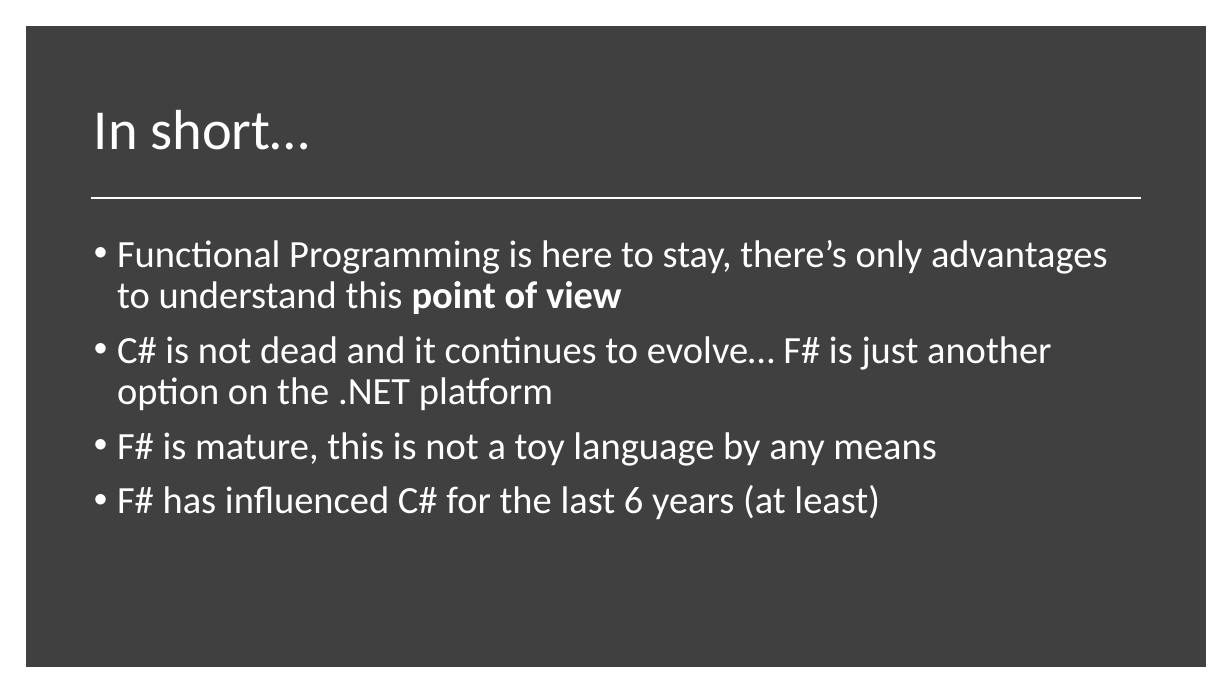
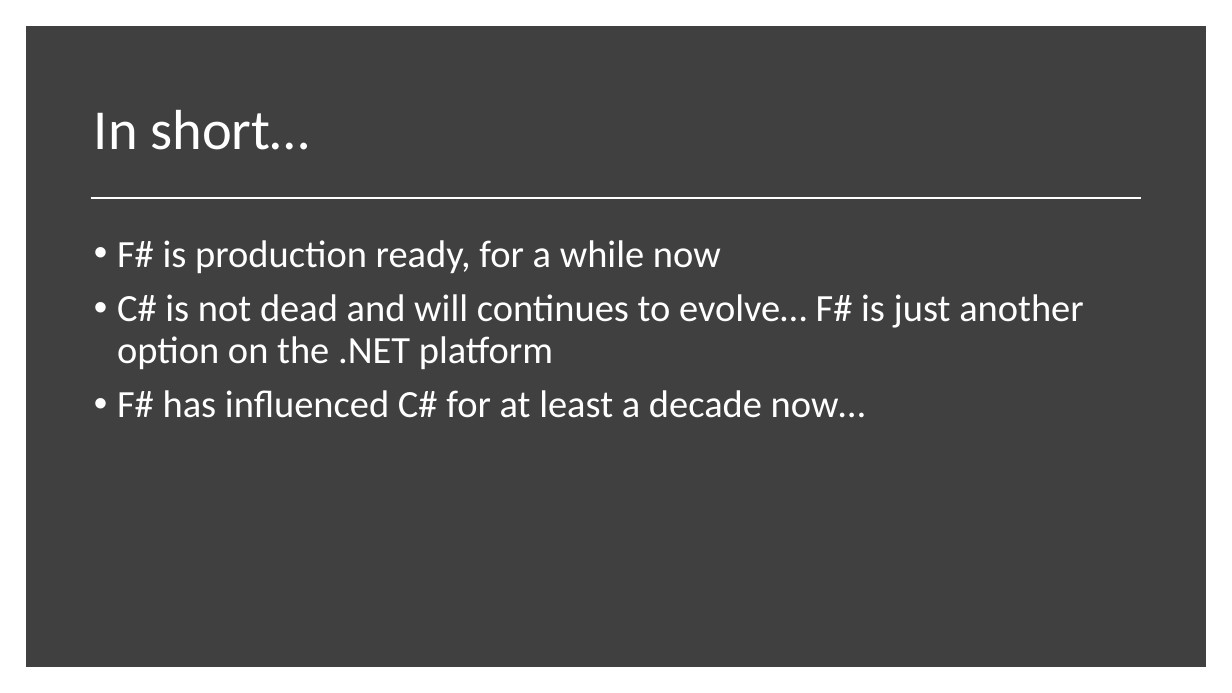
Before and after one commit to essic/prez-why-fsharp, a slide deck: slide 36 of WhyFSharp.pptx (slide 35 before the commit). Drawn at 1232x693 pixels with LibreOffice and Linux fonts; fonts in the diff are those of the drawing. Boxes give left, top, right and bottom in pixels: in the first picture for what was removed or moved away, otherwise in the second. Text is boxed around its words. In the diff, an @@ line names an element or a change of style, - is before the commit and + after.

```diff
--- a/WhyFSharp.pptx
+++ b/WhyFSharp.pptx
@@ text at bbox=[117, 240, 1084, 418]: text changed @@
-• Functional Programming is here to stay, there’s only advantages to understand this point of view
-• C# is not dead and it continues to evolve… F# is just another option on the .NET platform
-• F# is mature, this is not a toy language by any means
-• F# has influenced C# for the last 6 years (at least)
+• F# is production ready, for a while now
+• C# is not dead and will continues to evolve… F# is just another option on the .NET platform
+• F# has influenced C# for at least a decade now…
```
Also in this commit, not shown: 8 other slides changed, 7 slides added.
